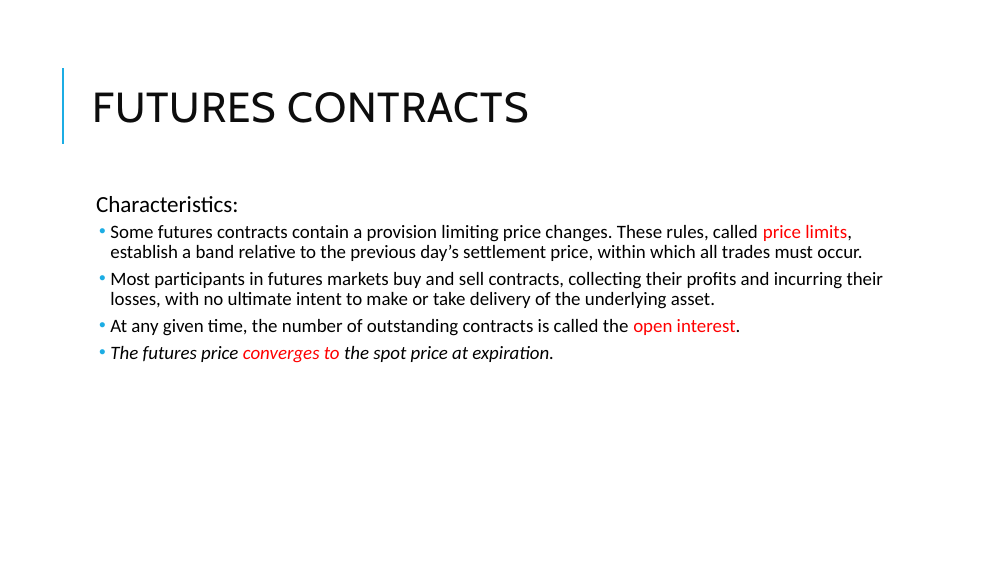
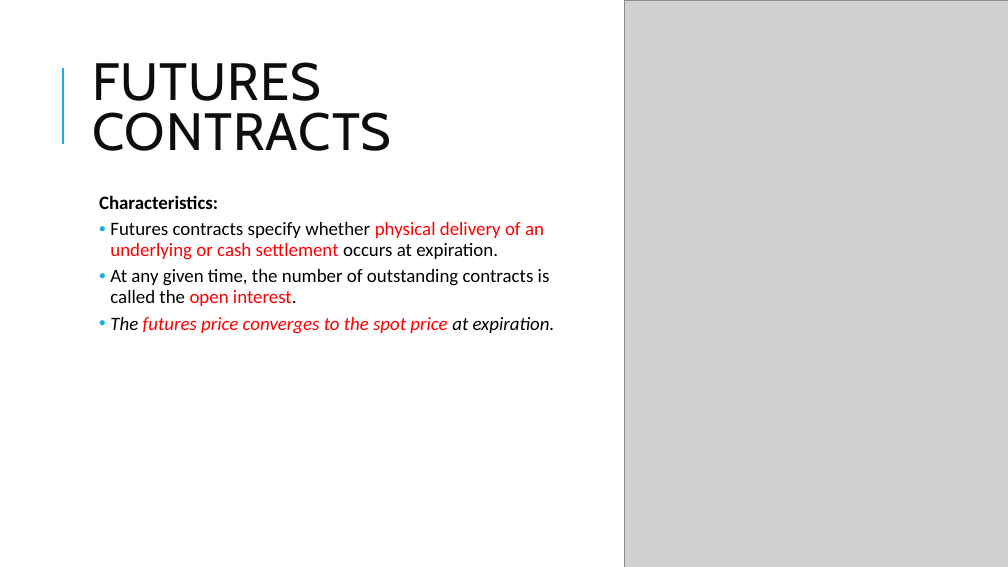
Before and after one commit to Isco0530/data, a slide deck: slide 15 of Derivatives.pptx. Drawn at 1008x567 pixels with LibreOffice and Linux fonts; fonts in the diff are those of the drawing; grey boxes stand for pictures. Boxes give left, top, right and bottom in pixels: in the first picture for what was removed or moved away, otherwise in the second. Text is boxed around its words. In the diff, an @@ line names an element or a change of style, - is before the commit and + after.

```diff
--- a/Derivatives.pptx
+++ b/Derivatives.pptx
@@ picture added at [625,0,1008,567] @@
@@ title "FUTURES CONTRACTS" at [92,62,391,151]: size 40 to 50 pt @@
@@ text at [99,195,555,334]: size 22 to 18 pt, bold on in "Characteristics:"; text colour #000000 to #FF0000 in "futures price the spot price"; bullet   to none; list level 1 to 2 in "Characteristics:" @@
@@ text at [110,222,544,260]: text changed @@
-  • Some futures contracts contain a provision limiting price changes. These rules, called price limits, establish a band relative to the previous day’s settlement price, within which all trades must occur.
-  • Most participants in futures markets buy and sell contracts, collecting their profits and incurring their losses, with no ultimate intent to make or take delivery of the underlying asset.
+  • Futures contracts specify whether physical delivery of an underlying or cash settlement occurs at expiration.
```
Also in this commit, not shown: 9 other slides changed, 1 slide added.
